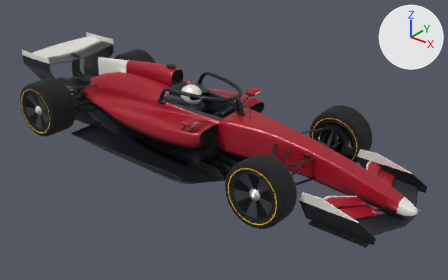
The glTF model car/car_lod1.glb, before and after one commit.
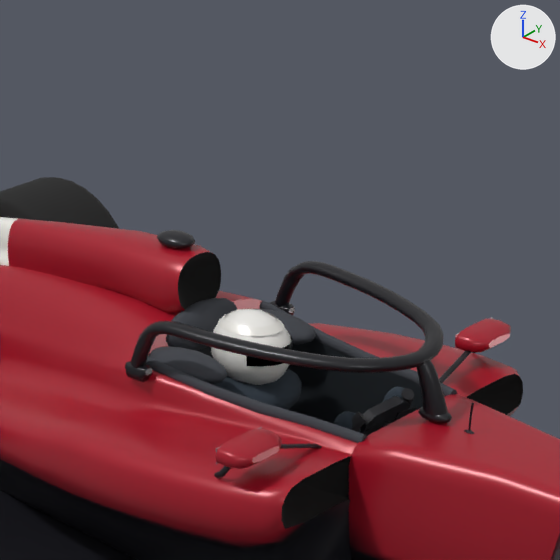
Old and new are each drawn whole from a 50 mm camera at (6.43, -5.16, 3.48) aimed at (2.26, 0.05, 0.25) and again close up on the part from 28% to 61% of the width and 1% to 54% of the height. The axes (+X, +Y, +Z) are drawn at upper right. The lights are the same throughout. The last two pictures show the newer version. Where no turn or scale is listed for an object, it has been applied to the vertices. Vertices at exactly the same position are counted once.

Names of what the first close-up shows: 'car.001', 'driver_helmet', 'halo_pillar', 'steering_wheel', 'wheel_RL' and 1 more.
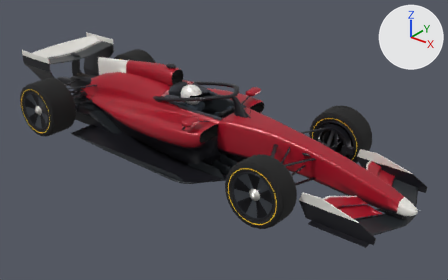
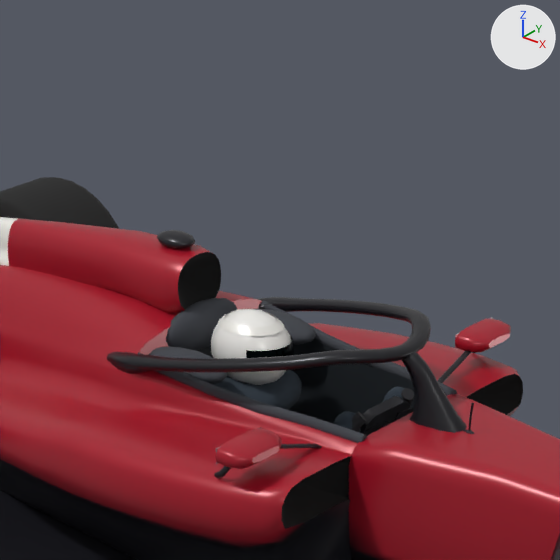
The change, as JSON lines over the scene's bpy script:
```json
{"block": "me_halo_pillar", "where": "# used by ob_halo_pillar; location = (0.0, 0.0, 0.0)"}
{"op": "remove", "block": "me_halo_pillar", "code": "me_halo_pillar.from_pydata(...)  # 130 vertices, 256 faces; spans x 2.473..2.586, y -0.029..0.029, z 0.687..0.867"}
{"op": "add", "block": "me_halo_pillar", "code": "me_halo_pillar.from_pydata(...)  # 80 vertices, 148 faces; spans x 2.417..2.665, y -0.052..0.052, z 0.652..0.885"}
{"block": "me_halo_pillar", "change": "me_halo_pillar part 1: the whole mesh is rebuilt"}
{"block": "me_car", "where": "# used by ob_car_001; location = (0.0, 0.0, 0.0)"}
{"op": "remove", "block": "me_car", "code": "me_car.from_pydata(...)  # 4072 vertices, 7855 faces; spans x -0.77..4.73, y -0.78..0.78, z 0.03..1.05"}
{"op": "add", "block": "me_car", "code": "me_car.from_pydata(...)  # 4010 vertices, 7711 faces; spans x -0.77..4.73, y -0.78..0.78, z 0.03..1.05"}
{"block": "me_car", "change": "me_car part 2: a new loose piece of 48 vertices spanning x 1.42..1.7, y 0.24..0.36, z 0.68..0.76, in mat_carbon"}
{"block": "me_car", "change": "me_car part 3: the loose piece of 48 vertices spanning x 1.59..1.68, y 0.32..0.37, z 0.69..0.74 is deleted"}
{"block": "me_car", "change": "me_car part 4: the loose piece of 48 vertices spanning x 1.59..1.68, y -0.37..-0.32, z 0.69..0.74 is deleted"}
{"block": "me_car", "change": "me_car part 5: 466 vertices moved from x 1.61..2.59, y -0.38..0.38, z 0.67..0.92 to x 1.45..2.46, y -0.36..0.36, z 0.68..0.91; 43 vertices removed from x 1.64..2.6, y -0.38..0.38, z 0.68..0.87; 29 vertices added at x 1.42..2.4, y -0.35..0.29, z 0.68..0.88"}
```

Boxes [x1, y1, x2, y2] around the edits, measured in the close-ups (560 x 560 px; the box of a moved part takes in the faces that stretch with it):
```json
{"object": "halo_pillar", "change": "reshaped", "before": [417, 360, 448, 418], "after": [402, 352, 467, 433]}
{"part": 2, "of": "me_car", "change": "added", "after": [258, 300, 272, 309], "on screen": "mostly hidden"}
{"part": 3, "of": "me_car", "change": "deleted", "before": [270, 301, 295, 315]}
{"part": 4, "of": "me_car", "change": "deleted", "before": [125, 361, 152, 382]}
{"part": 5, "of": "me_car", "change": "moved or reshaped", "before": [131, 261, 452, 423], "after": [107, 297, 431, 373]}
```
